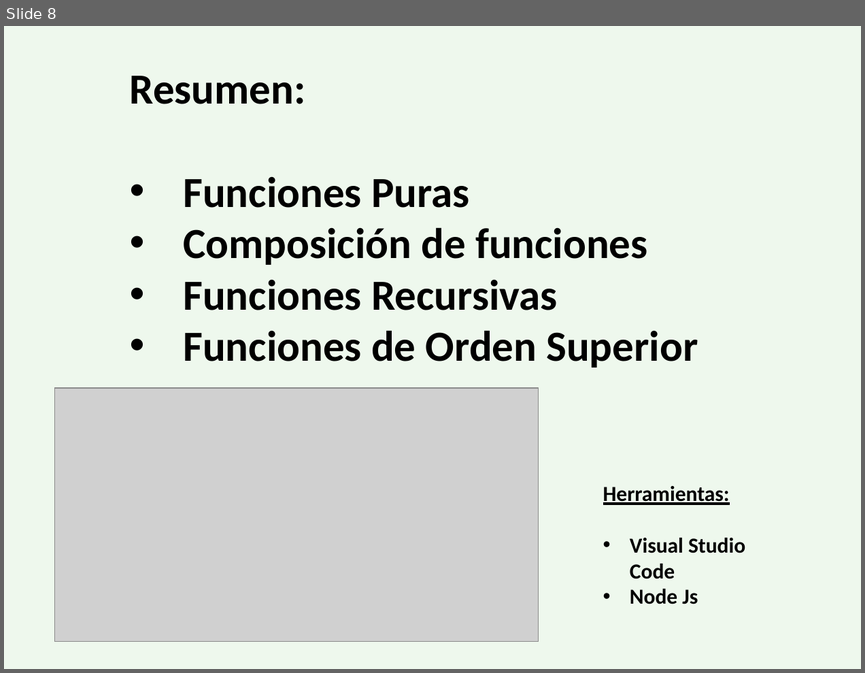
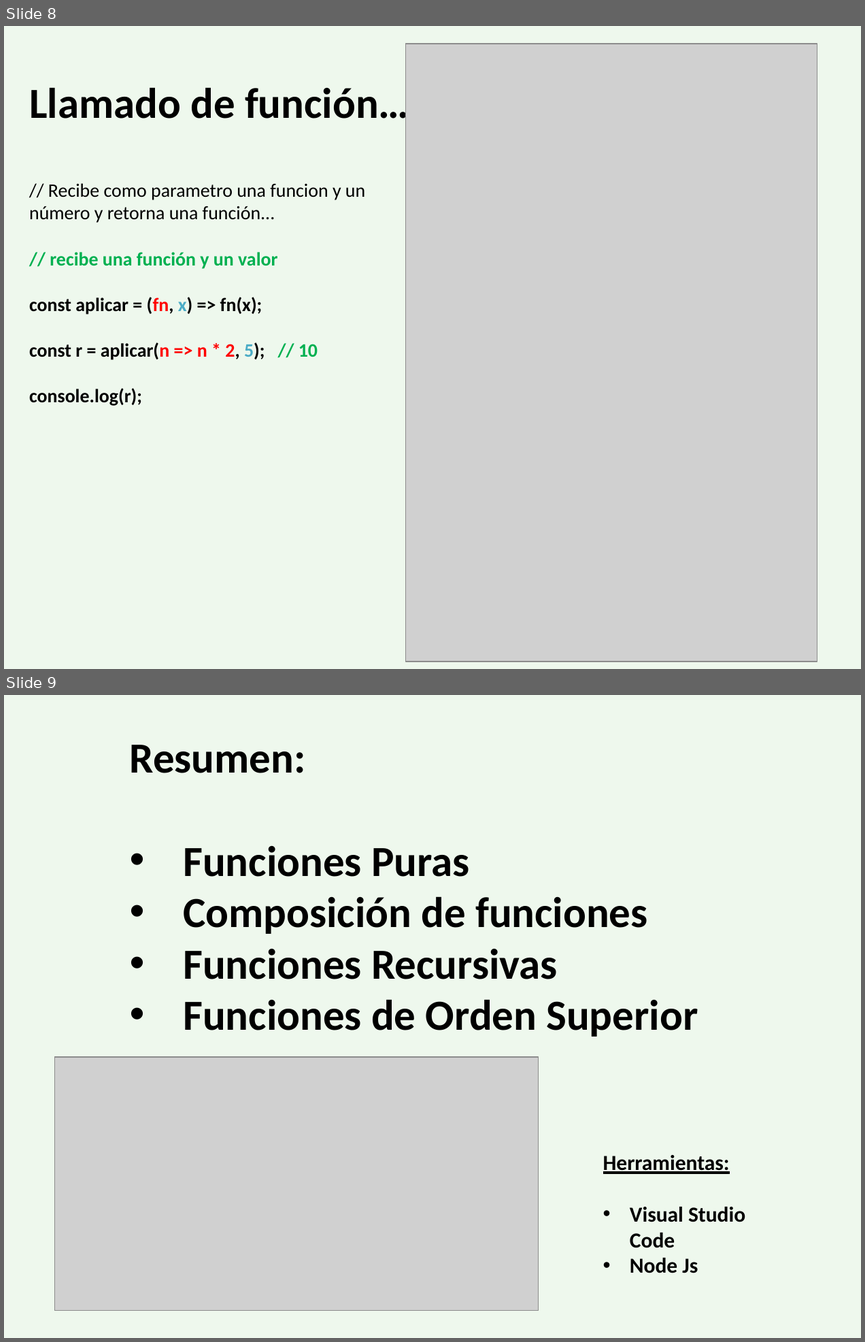
Before and after one commit to leandev78/PDP-UNPAZ, a slide deck: Recursos Pedagogicos/Teoria/Paradigmas de Programación.pptx. Shown one above the other, each under a label of ours: slide 8 before the commit, slides 8 and 9 after it. The pictures are 865x673 and 865x1342 pixels, drawn with LibreOffice and Linux fonts; fonts in the diff are those of the drawing; grey boxes stand for pictures. Boxes give left, top, right and bottom in pixels: in the first picture for what was removed or moved away, otherwise in the second. Text is boxed around its words. In the diff, an @@ line names an element or a change of style, - is before the commit and + after.

Commit message:
PDP - Programación funcional - C2

```diff
--- a/Recursos Pedagogicos/Teoria/Paradigmas de Programación.pptx
+++ b/Recursos Pedagogicos/Teoria/Paradigmas de Programación.pptx
@@ slide 8 added at (x1=4, y1=26, x2=861, y2=669), background #BCE3B7 at 24% opacity @@
@@ picture added at (x1=406, y1=44, x2=817, y2=662) @@
@@ text added at (x1=29, y1=82, x2=409, y2=405), 16 pt, text #000000, bold @@
+Llamado de función…
+// Recibe como parametro una funcion y un número y retorna una función...
+// recibe una función y un valor
+const aplicar = (fn, x) => fn(x);
+const r = aplicar(n => n * 2, 5); // 10
+console.log(r);
@@ what was slide 8 is now slide 9 @@
```
Also in this commit, not shown: 1 other slide added, 1 slide removed, 33 other files.
